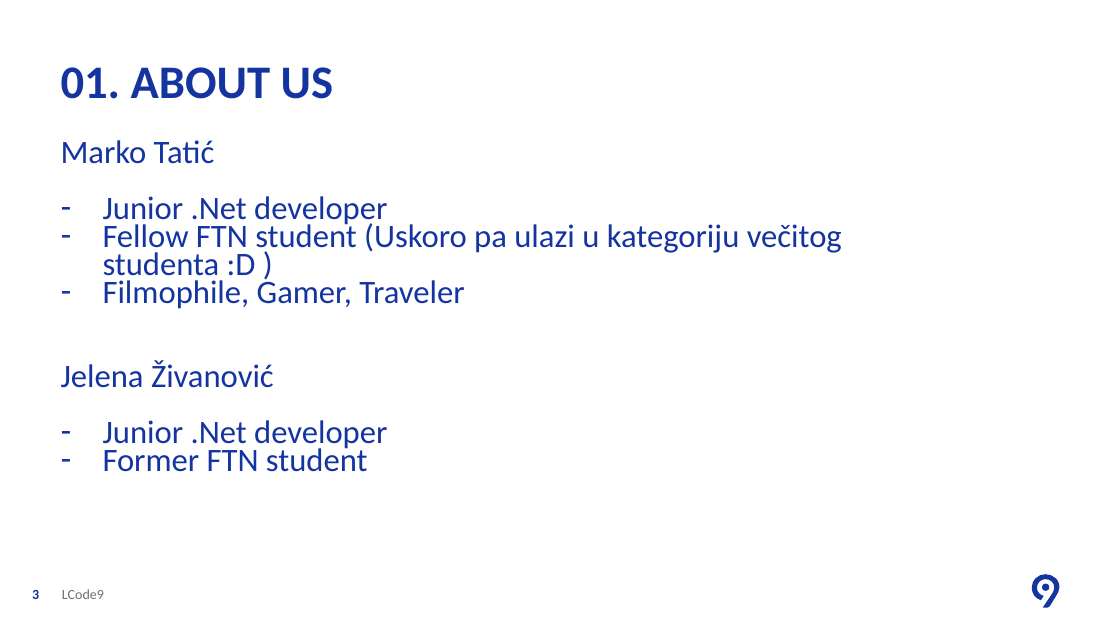
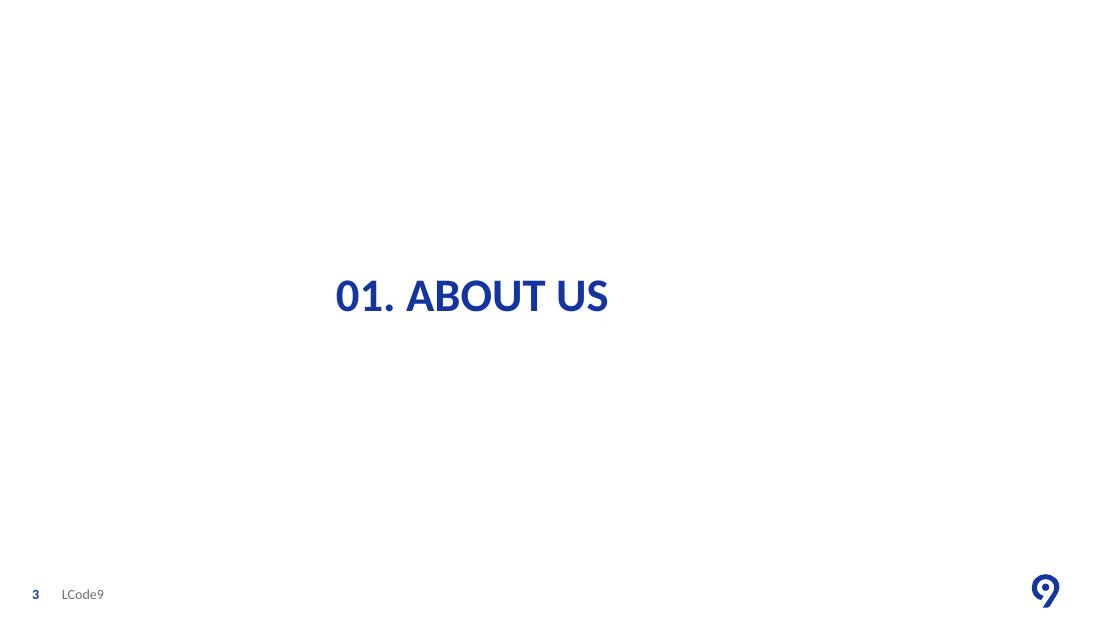
Before and after one commit to zivanovicj/Code9-Workshop, a slide deck: slide 3 of Code9 2022 - Unit Testing in C.pptx. Drawn at 1120x630 pixels with LibreOffice and Linux fonts; fonts in the diff are those of the drawing; background and template pictures are left out. Boxes give left, top, right and bottom in pixels: in the first picture for what was removed or moved away, otherwise in the second. Text is boxed around its words. In the diff, an @@ line names an element or a change of style, - is before the commit and + after.

Commit message:
Added more explanations. About us.

```diff
--- a/Code9 2022 - Unit Testing in C.pptx
+++ b/Code9 2022 - Unit Testing in C.pptx
@@ title "01. ABOUT US" at box(336, 280, 608, 312): alignment left to centre @@
@@ text removed at box(61, 140, 842, 472) @@
-Marko Tatić
-– Junior .Net developer
-– Fellow FTN student (Uskoro pa ulazi u kategoriju večitog studenta :D )
-– Filmophile, Gamer, Traveler
-Jelena Živanović
-– Junior .Net developer
-– Former FTN student
```
Also in this commit, not shown: 4 other slides changed.
